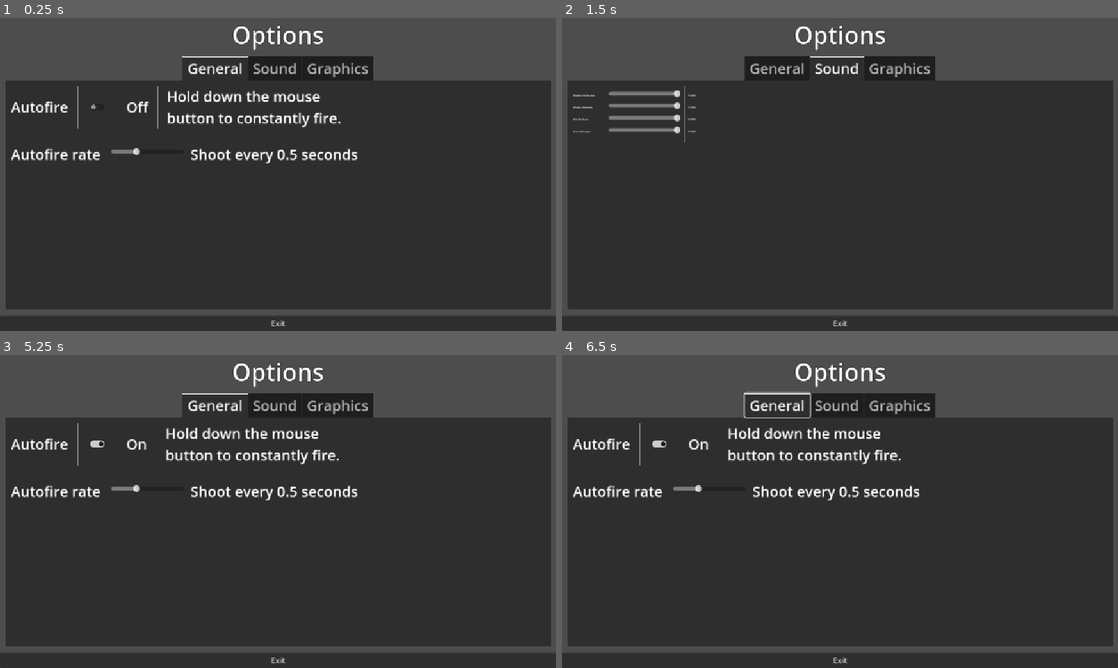
Above: before the commit, frames 1-4 (two rows, left to right).
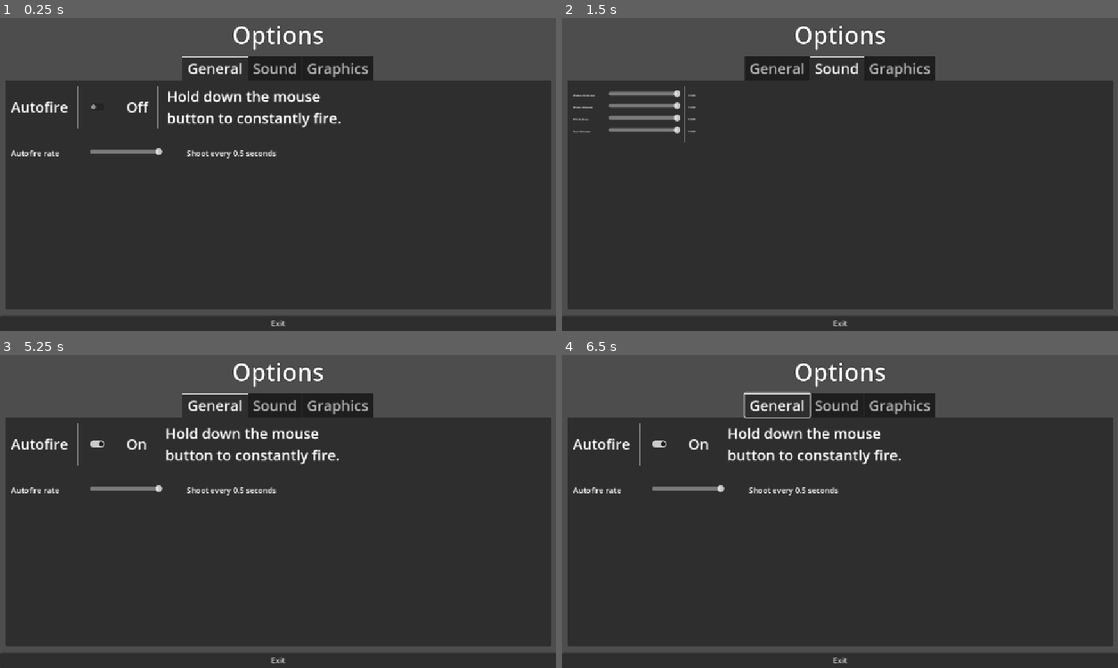
Above: after the commit, the same moments.

Repository: JackitK/kremling-blast
Game: Godot game, scene res://Menus/Options Menu/Options_Menu.tscn
Same seed, same stepped clock (60 frames per second), same inputs: the game is played once before the commit and once after it. This scene is started directly instead of the project's main scene. Sound files missing from this copy of the repository are replaced by a short silence.
Inputs (mouse positions are in pixels of both pictures, inside the frame that each line leads up to):
- Up to frame 1 (0.25 s): no input
- Up to frame 2 (1.5 s): click (656, 105) at 0.5 s; tap Enter at 1.25 s; move the mouse to (962, 158) at 1.27 s; hold Right (move_right) from 1.28 s (still down); tap 2 (autofire_toggle) at 1.35 s; click (962, 158) at 1.42 s
- Up to frame 3 (5.25 s): tap Up (move_up) at 1.52, 2.27 s; tap Space (shoot_key) at 2, 5 s; move the mouse to (166, 527) at 2.02 s; right-click (166, 527) at 2.1 s; tap Enter at 2.75 s; move the mouse to (333, 442) at 2.77 s; release Right (move_right) at 2.78 s; hold Left (move_left) 2.78-3.5 s; tap Shift (power_up_key) at 2.85 s; click "Window Mode" at 3.5 s; click "1152 x 648" at 4.25 s; move the mouse to (250, 574) at 5.02 s; hold Right (move_right) from 5.03 s (still down); click (250, 574) at 5.1 s
- Up to frame 4 (6.5 s): keep holding Right (move_right); tap Up (move_up) at 5.27, 6.02 s; tap Enter at 5.75 s; move the mouse to (1006, 558) at 5.77 s; tap Space (shoot_key) at 5.85 s

The runs differ from the first frame. In frame 1, 1.0% of the frame differs, in the area x 2-65%, y 41-47%; in frame 2, nothing differs; in frame 3, 1.0%; in frame 4, 1.0%.

Commit message:
Add files via upload

Diff:
--- /dev/null
+++ b/Menus/Options Menu/General Buttons/Challenge_Types.tscn
@@ -0,0 +1,56 @@
+[gd_scene load_steps=2 format=3 uid="uid://bdd7owj61hs57"]
+
+[ext_resource type="Script" uid="uid://1ljd13l46lio" path="res://Menus/Options Menu/General Buttons/challenge_types.gd" id="1_dcquk"]
+
+[node name="challenge_type" type="Control"]
+layout_mode = 3
+anchors_preset = 15
+anchor_right = 1.0
+anchor_bottom = 1.0
+grow_horizontal = 2
+grow_vertical = 2
+script = ExtResource("1_dcquk")
+
+[node name="HBoxContainer" type="HBoxContainer" parent="."]
+layout_mode = 0
+offset_right = 40.0
+offset_bottom = 40.0
+
+[node name="dif_label" type="Label" parent="HBoxContainer"]
+custom_minimum_size = Vector2(60, 0)
+layout_mode = 2
+theme_override_font_sizes/font_size = 25
+text = "Lives Type"
+
+[node name="VSeparator" type="VSeparator" parent="HBoxContainer"]
+modulate = Color(1, 1, 1, 0)
+self_modulate = Color(1, 1, 1, 0)
+layout_mode = 2
+theme_override_constants/separation = 20
+
+[node name="OptionButton" type="OptionButton" parent="HBoxContainer"]
+layout_mode = 2
+item_count = 2
+popup/item_0/text = "Fixed"
+popup/item_0/id = 0
+popup/item_1/text = "Endurance"
+popup/item_1/id = 1
+
+[node name="VSeparator2" type="VSeparator" parent="HBoxContainer"]
+modulate = Color(1, 1, 1, 0)
+self_modulate = Color(1, 1, 1, 0)
+layout_mode = 2
+theme_override_constants/separation = 15
+
+[node name="description_label" type="Label" parent="HBoxContainer"]
+custom_minimum_size = Vector2(50, 0)
+layout_mode = 2
+text = "[description goes here]"
+
+[node name="VSeparator3" type="VSeparator" parent="HBoxContainer"]
+modulate = Color(1, 1, 1, 0)
+self_modulate = Color(1, 1, 1, 0)
+layout_mode = 2
+theme_override_constants/separation = 30
+
+[connection signal="item_selected" from="HBoxContainer/OptionButton" to="." method="_on_option_button_item_selected"]
--- /dev/null
+++ b/Menus/Options Menu/General Buttons/Difficulty_button.tscn
@@ -0,0 +1,58 @@
+[gd_scene load_steps=2 format=3 uid="uid://b25uauf2yoa3p"]
+
+[ext_resource type="Script" uid="uid://cnt00p2av8dm6" path="res://Menus/Options Menu/General Buttons/difficulty_button.gd" id="1_y66rm"]
+
+[node name="Diffculty_button" type="Control"]
+layout_mode = 3
+anchors_preset = 15
+anchor_right = 1.0
+anchor_bottom = 1.0
+grow_horizontal = 2
+grow_vertical = 2
+script = ExtResource("1_y66rm")
+
+[node name="HBoxContainer" type="HBoxContainer" parent="."]
+layout_mode = 0
+offset_right = 40.0
+offset_bottom = 40.0
+
+[node name="dif_label" type="Label" parent="HBoxContainer"]
+custom_minimum_size = Vector2(60, 0)
+layout_mode = 2
+theme_override_font_sizes/font_size = 25
+text = "Diffculty"
+
+[node name="VSeparator" type="VSeparator" parent="HBoxContainer"]
+modulate = Color(1, 1, 1, 0)
+self_modulate = Color(1, 1, 1, 0)
+layout_mode = 2
+theme_override_constants/separation = 20
+
+[node name="OptionButton" type="OptionButton" parent="HBoxContainer"]
+layout_mode = 2
+item_count = 3
+popup/item_0/text = "Easy"
+popup/item_0/id = 0
+popup/item_1/text = "Normal"
+popup/item_1/id = 1
+popup/item_2/text = "Hard"
+popup/item_2/id = 2
+
+[node name="VSeparator2" type="VSeparator" parent="HBoxContainer"]
+modulate = Color(1, 1, 1, 0)
+self_modulate = Color(1, 1, 1, 0)
+layout_mode = 2
+theme_override_constants/separation = 15
+
+[node name="description_label" type="Label" parent="HBoxContainer"]
+custom_minimum_size = Vector2(50, 0)
+layout_mode = 2
+text = "[description goes here]"
+
+[node name="VSeparator3" type="VSeparator" parent="HBoxContainer"]
+modulate = Color(1, 1, 1, 0)
+self_modulate = Color(1, 1, 1, 0)
+layout_mode = 2
+theme_override_constants/separation = 30
+
+[connection signal="item_selected" from="HBoxContainer/OptionButton" to="." method="_on_option_button_item_selected"]
--- a/Menus/Options Menu/General Buttons/autofire_slider.tscn
+++ b/Menus/Options Menu/General Buttons/autofire_slider.tscn
@@ -20,25 +20,29 @@
 [node name="Audio_Name_Lbl" type="Label" parent="HBoxContainer"]
 custom_minimum_size = Vector2(60, 0)
 layout_mode = 2
-theme_override_font_sizes/font_size = 30
 text = "Autofire rate "
 
 [node name="VSeparator" type="VSeparator" parent="HBoxContainer"]
+modulate = Color(1, 1, 1, 0)
+self_modulate = Color(1, 1, 1, 0)
 layout_mode = 2
+theme_override_constants/separation = 50
 
 [node name="HSlider" type="HSlider" parent="HBoxContainer"]
 custom_minimum_size = Vector2(150, 32)
 layout_mode = 2
-min_value = 0.3
-max_value = 0.9
-step = 0.05
-value = 0.5
+min_value = 0.2
+max_value = 0.5
+step = 0.01
+value = 0.2
 
 [node name="VSeparator2" type="VSeparator" parent="HBoxContainer"]
+modulate = Color(1, 1, 1, 0)
+self_modulate = Color(1, 1, 1, 0)
 layout_mode = 2
+theme_override_constants/separation = 40
 
 [node name="Audio_Num_Lbl" type="Label" parent="HBoxContainer"]
 custom_minimum_size = Vector2(50, 0)
 layout_mode = 2
-theme_override_font_sizes/font_size = 30
 text = "shot rate"
--- /dev/null
+++ b/Menus/Options Menu/General Buttons/challenge_types.gd
@@ -0,0 +1,25 @@
+extends Control
+class_name Challenge_type
+
+@onready var option_button: OptionButton = $HBoxContainer/OptionButton
+@onready var description_label: Label = $HBoxContainer/description_label
+
+func _ready() -> void:
+	load_data()
+	set_description()
+
+func load_data() -> void:
+	option_button.select(SettingsDataContainer.get_lives_type())
+func set_description():
+
+	match option_button.selected:
+		0:
+			description_label.text = "Miss Count before Game Over is set each level."
+		1:
+			description_label.text = "Start out with a larger amount of misses before game-over,
+			but misses don't reset between levels."
+
+
+func _on_option_button_item_selected(index: int) -> void:
+	SettingsSignalBus.emit_on_lives_type_set(index)
+	set_description()
--- /dev/null
+++ b/Menus/Options Menu/General Buttons/difficulty_button.gd
@@ -0,0 +1,29 @@
+extends Control
+class_name Diffculty_button
+
+@onready var option_button: OptionButton = $HBoxContainer/OptionButton
+@onready var description_label: Label = $HBoxContainer/description_label
+
+func _ready() -> void:
+	load_data()
+	set_description()
+
+func load_data() -> void:
+	option_button.select(SettingsDataContainer.get_difficulty())
+
+func set_description():
+	match option_button.selected:
+		0:
+			description_label.text = "Characters move slower and don't speed-up when hit.
+			More misses allowed."
+		1:
+			description_label.text = "Default misses and enemy movements. Option to continue after Game Over allowed,
+			but at the cost of cutting your score in half."
+		2:
+			description_label.text = "Faster characters. Less misses allowed. Game Over deletes your save
+			and boots you back to the main menu."
+
+
+func _on_option_button_item_selected(index: int) -> void:
+	SettingsSignalBus.emit_on_difficulty_set(index)
+	set_description()
--- a/Menus/Options Menu/General Buttons/level_select_button.gd
+++ b/Menus/Options Menu/General Buttons/level_select_button.gd
@@ -21,3 +21,24 @@
 
 func on_level_selected(index: int) -> void:
 	LevelData.start_level_index = index
+	handle_challenge_modifiers()
+
+func handle_challenge_modifiers()-> void:
+	var diff:int = SettingsDataContainer.get_difficulty()
+	var lives:int = SettingsDataContainer.get_lives_type()
+
+	# Update starting game data based on difficulty selected
+	# Some features will have to be applied directly to the functions and can't be set here
+	match diff:
+		0: #Easy
+			Events.global_lives = 30
+		1: #Normal
+			Events.global_lives = 20
+		2: #Hard
+			Events.global_lives = 5
+
+	match lives:
+		0: #Fixed per level
+			pass
+		1: #Endurance (Lives carry over between levels)
+			pass
--- /dev/null
+++ b/Menus/Options Menu/General Buttons/reset_score_button.gd
@@ -0,0 +1 @@
+extends Button
--- /dev/null
+++ b/Menus/Options Menu/General Buttons/reset_score_button.tscn
@@ -0,0 +1,16 @@
+[gd_scene load_steps=2 format=3 uid="uid://bwcvqn42nt4v1"]
+
+[ext_resource type="Script" uid="uid://8c0mabt2dr01" path="res://Menus/Options Menu/General Buttons/reset_score_button.gd" id="1_nkbx4"]
+
+[node name="reset_score_button" type="Button"]
+anchors_preset = 15
+anchor_right = 1.0
+anchor_bottom = 1.0
+offset_right = -849.0
+offset_bottom = -558.0
+grow_horizontal = 2
+grow_vertical = 2
+text = "Reset High Score"
+script = ExtResource("1_nkbx4")
+
+[connection signal="pressed" from="." to="." method="_on_pressed"]
Not shown, added: Menus/Options Menu/General Buttons/challenge_types.gd.uid
Not shown, added: Menus/Options Menu/General Buttons/difficulty_button.gd.uid
Not shown, added: Menus/Options Menu/General Buttons/reset_score_button.gd.uid
